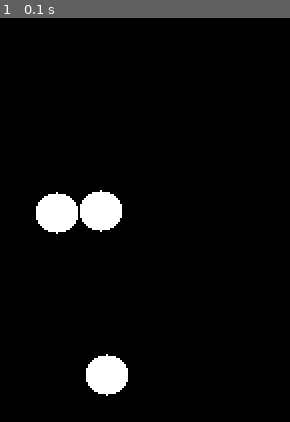
Above: before the commit, frame 1.
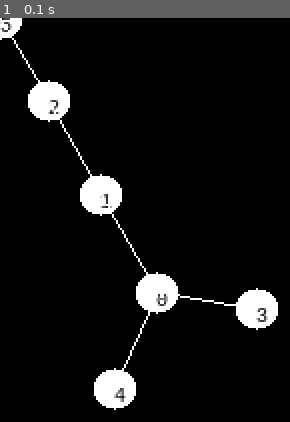
Above: after the commit, the same moment.

Repository: tyrvi/evo_layout
Game: pygame game, started from src/draw.py
The game is run twice, just before and just after one commit, with the same random seed, the same clock (stepped at 60 frames per second) and the same inputs.
Inputs:
- Up to frame 1 (0.1 s): no input

The runs differ from the first frame. In frame 1, 7.6% of the frame differs, in the area x 0-96%, y 0-98%.

Commit message:
added cooling to nature and labels to drawing

Diff:
--- a/src/draw.py
+++ b/src/draw.py
@@ -1,5 +1,6 @@
 import pygame
 from pygame import gfxdraw
+from pygame import freetype
 import graph
 import nature
 
@@ -31,10 +32,16 @@
     screen = pygame.display.set_mode(size)
     white = pygame.Color('white')
 
+    font = freetype.SysFont("monospace", 10)
+
     done = False
 
     for v in graph.V:
         gfxdraw.filled_circle(screen, int(v.pos[0]), int(v.pos[1]), v.radius, white)
+        font.render_to(screen, (int(v.pos[0]), int(v.pos[1])), str(v.idx))
+
+    for e in graph.E:
+        gfxdraw.line(screen, int(e.v1.pos[0]), int(e.v1.pos[1]), int(e.v2.pos[0]), int(e.v2.pos[1]), white)
 
     while not done:
         for event in pygame.event.get():
@@ -45,10 +52,9 @@
 
 
 if __name__ == '__main__':
-    # draw_exampe()
-    G = graph.generate3()
+    G = graph.generate6()
+    print(G)
+    # draw_graph(G)
+    G = nature.nature(G, iterations=1000)
     print(G)
     draw_graph(G)
-    G = nature.nature(G, iterations=100)
-    print(G)
-    draw_graph(G)
--- a/src/nature.py
+++ b/src/nature.py
@@ -1,23 +1,25 @@
 import numpy as np
-from graph import generate3, generate6
-from util import pause
+from graph import generate6
+# from util import pause
 
 
-def nature(graph, width=500, length=500, iterations=100, temp=1, cool=lambda t: t):
+def nature(graph, width=500, length=500, iterations=100, temp=1, cool=lambda t: np.exp(-t)):
     """
     Graph drawing by forced-directed placement.
     temp is the maximum displacement of a given vertex on an iteration which
     is annealed over time with the cooling function
     """
-    C = 10000000000  # constant used for tuning the spring constant
+    C = 10  # constant used for tuning the spring constant
     area = width * length
     k = C * np.sqrt(area/len(graph.V))
 
     # attractive force
     def fa(d): return (d*d) / k
+    # def fa(d): return k*np.log(d)
 
     # repulsive force
-    def fr(d): return -(k*k) / d
+    # def fr(d): return (k*k) / d
+    def fr(d): return k / (d*d)
 
     for i in range(iterations):
         # calculate repulsive forces
@@ -32,6 +34,7 @@
                     norm = np.linalg.norm(d)
                     v1.disp = v1.disp + (d / norm) * fr(norm)
                     # print("d = {}, norm = {},\nv1 {!s}\nv2 {!s}".format(d, norm, v1, v2))
+
         # print("Calculature attractive forces:\n")
         # calculate attractive forces
         for e in graph.E:
Not shown, changed: README.org
